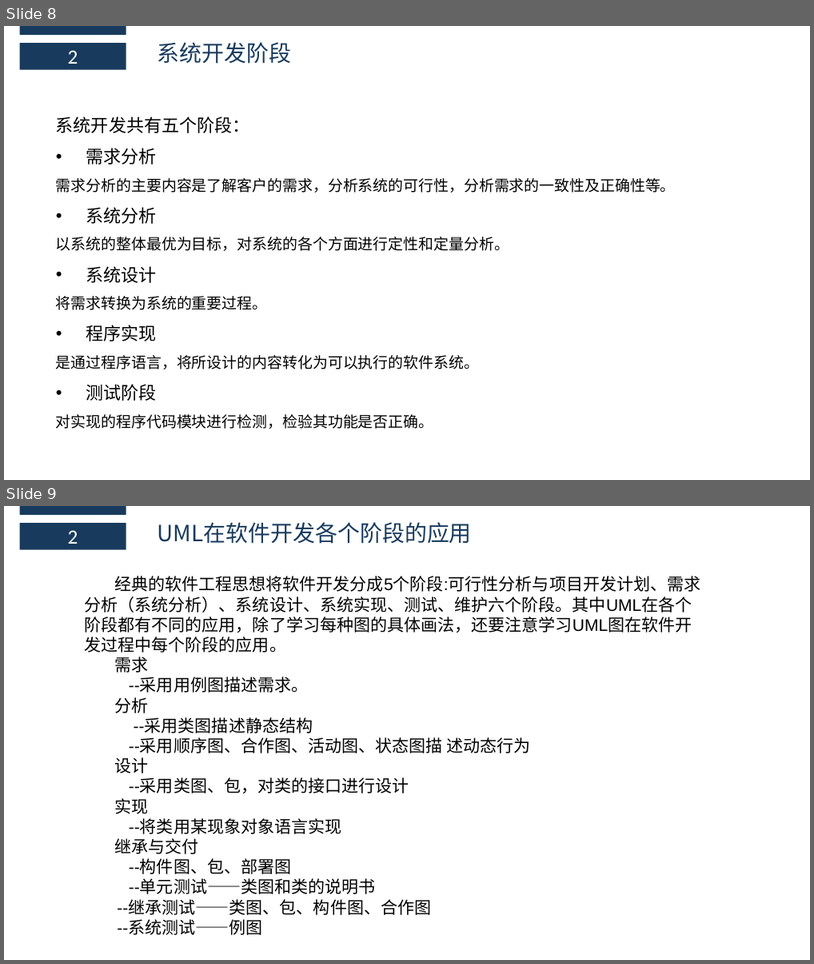
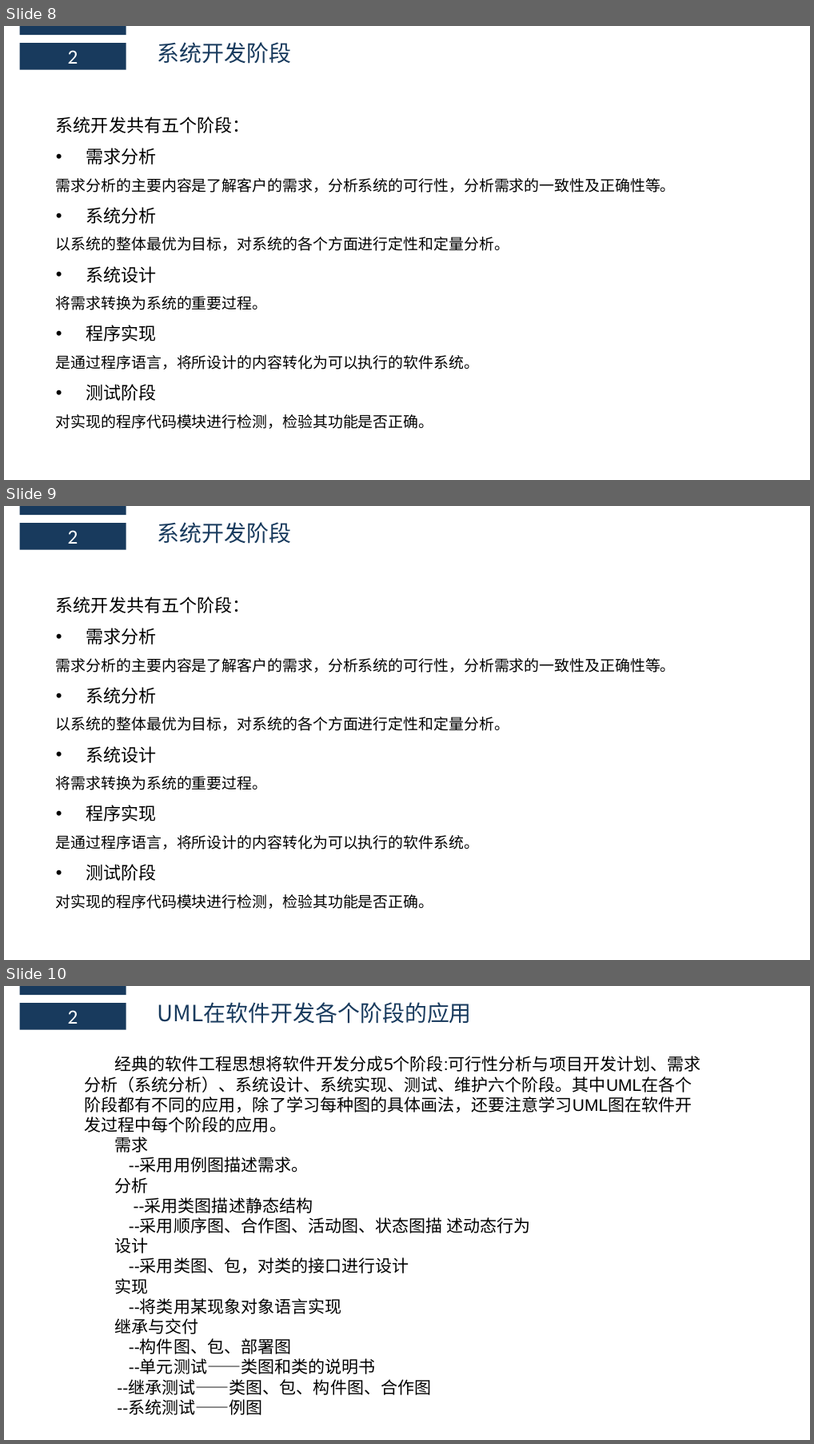
Before and after one commit to boboHh/AssistantTeaching, a slide deck: 非受控文档/06-公用/PRD2018-G11-UML视图及系统开发阶段部分.pptx. Shown one above the other, each under a label of ours: slides 8 and 9 before the commit, slides 8, 9 and 10 after it. The pictures are 814x964 and 814x1444 pixels, drawn with LibreOffice and Linux fonts; fonts in the diff are those of the drawing. Boxes give left, top, right and bottom in pixels: in the first picture for what was removed or moved away, otherwise in the second. Text is boxed around its words. In the diff, an @@ line names an element or a change of style, - is before the commit and + after.

```diff
--- a/非受控文档/06-公用/PRD2018-G11-UML视图及系统开发阶段部分.pptx
+++ b/非受控文档/06-公用/PRD2018-G11-UML视图及系统开发阶段部分.pptx
@@ slide 9 added at (x1=4, y1=506, x2=810, y2=960), background #FFFFFF @@
@@ rectangle added at (x1=20, y1=506, x2=126, y2=515), fill #183A5D @@
@@ rectangle added at (x1=20, y1=523, x2=126, y2=549), fill #183A5D, 24 pt, text #FFFFFF @@
+2
@@ text added at (x1=158, y1=522, x2=292, y2=544), 26.6 pt, text #183A5D @@
+系统开发阶段
@@ text added at (x1=56, y1=596, x2=676, y2=908), 18 pt, text #000000 @@
+系统开发共有五个阶段：
+• 需求分析
+需求分析的主要内容是了解客户的需求，分析系统的可行性，分析需求的一致性及正确性等。
+• 系统分析
+以系统的整体最优为目标，对系统的各个方面进行定性和定量分析。
+• 系统设计
+将需求转换为系统的重要过程。
+• 程序实现
+是通过程序语言，将所设计的内容转化为可以执行的软件系统。
+• 测试阶段
+对实现的程序代码模块进行检测，检验其功能是否正确。
@@ what was slide 9 is now slide 10 @@
```
Also in this commit, not shown: 1 slide changed.
